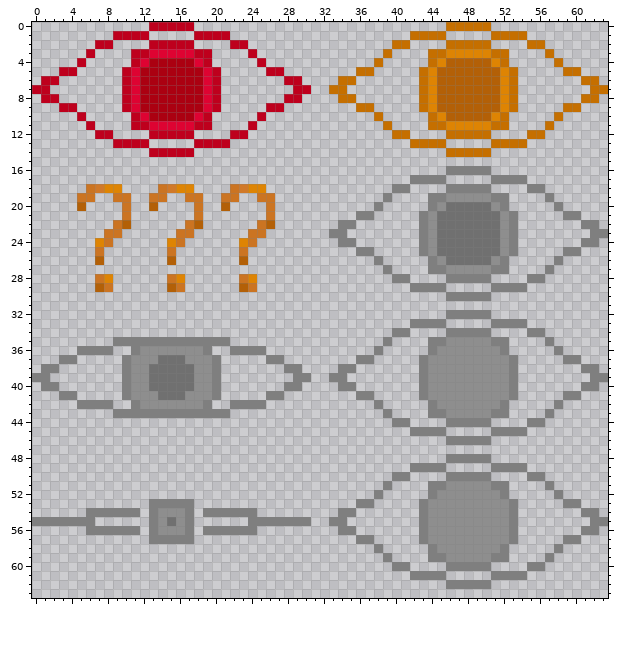
Pixel-art sprite: src/main/resources/assets/wardance/textures/hud/stealth.png. Above: the version before the commit.
The file is 64x64 pixels.
The result:
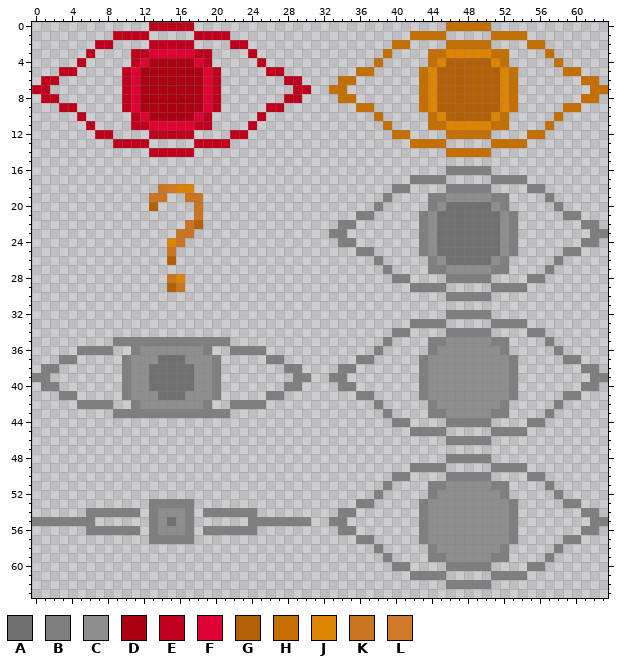
Palette (. is transparent): A #707070  B #7f7f7f  C #8e8e8e  D #ab0011  E #be001d  F #de0332  G #b36007  H #c56f00  J #de8403  K #cb7422  L #d17928
Changes in this commit:
@@ x 3..28 @@
 17 ..........................
-18 ...KLJJ....KLJJ....KLJJ...
-19 ..KK..KK..KK..KK..KK..KK..
-20 ..G....K..G....K..G....K..
-21 .......K.......K.......K..
-22 ......KG......KG......KG..
-23 .....KK......KK......KK...
-24 ....JK......JK......JK....
-25 ....K.......K.......K.....
-26 ....G.......G.......G.....
+18 ...........KLJJ...........
+19 ..........KK..KK..........
+20 ..........G....K..........
+21 ...............K..........
+22 ..............KG..........
+23 .............KK...........
+24 ............JK............
+25 ............K.............
+26 ............G.............
 27 ..........................
-28 ....KJ......KJ......KJ....
-29 ....GK......GK......GK....
+28 ............KJ............
+29 ............GK............
 30 ..........................
Pixel boxes of the changes (left, top, right, bottom) in both pictures:
erased: (77, 184, 131, 292)
erased: (221, 184, 275, 292)
